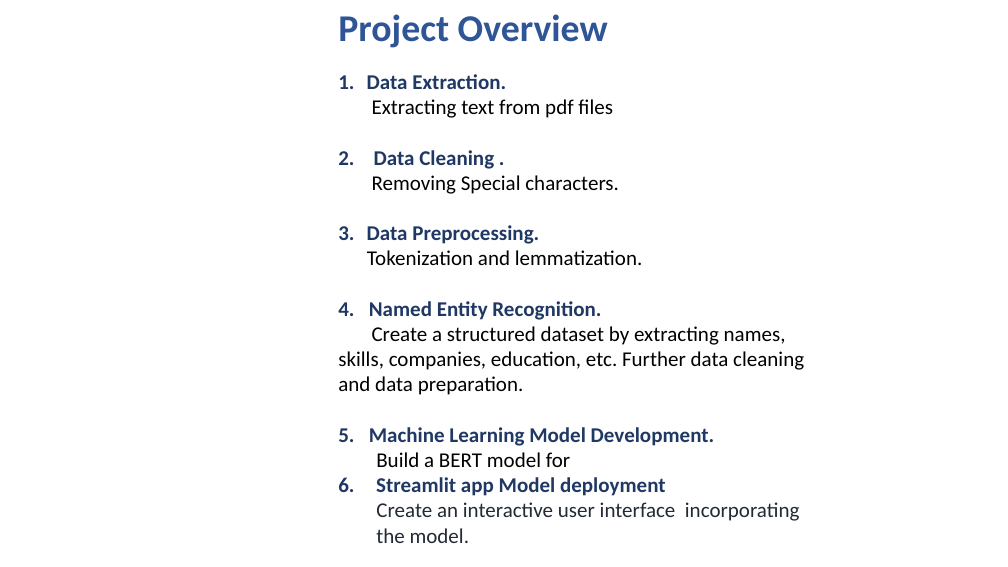
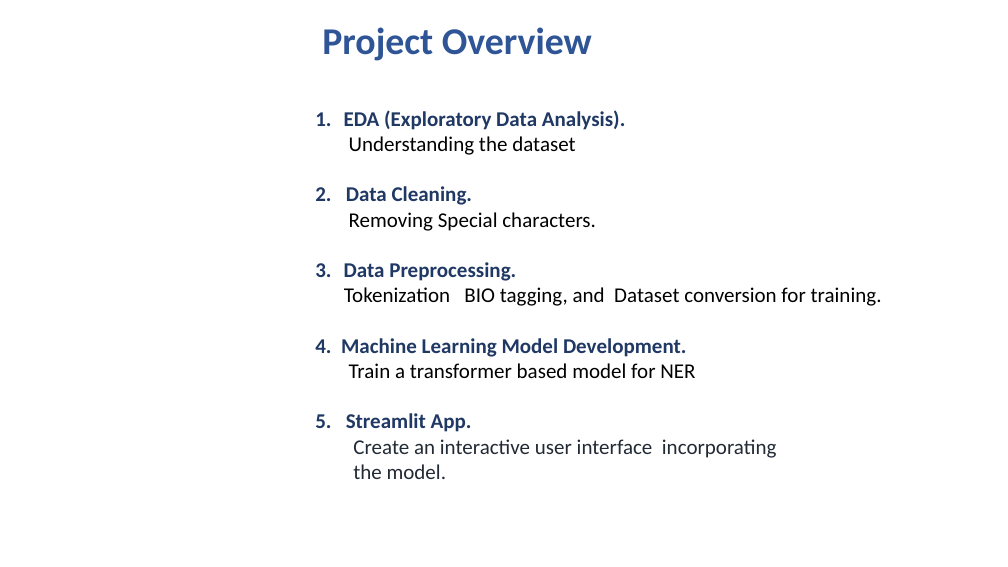
Before and after one commit to mk7890/Resume-Parsing-System, a slide deck: slide 5 of ResumeParserSystem_Presentation.pptx. Drawn at 1008x567 pixels with LibreOffice and Linux fonts; fonts in the diff are those of the drawing; background and template pictures are left out. Boxes give left, top, right and bottom in pixels: in the first picture for what was removed or moved away, otherwise in the second. Text is boxed around its words. In the diff, an @@ line names an element or a change of style, - is before the commit and + after.

```diff
--- a/ResumeParserSystem_Presentation.pptx
+++ b/ResumeParserSystem_Presentation.pptx
@@ text "Project Overview": place and size @@
-text "Project Overview" at <box>338,14,608,48</box>
+text "Project Overview" at <box>322,27,592,61</box>
@@ text "EDA (Exploratory Data Analysis).": place and size @@
-text "EDA (Exploratory Data Analysis)." at <box>338,74,804,543</box>
+text "EDA (Exploratory Data Analysis)." at <box>315,110,882,479</box>
@@ text at <box>315,110,625,205</box>: text changed @@
-1. Data Extraction.
-Extracting text from pdf files
-2. Data Cleaning .
+1. EDA (Exploratory Data Analysis).
+Understanding the dataset
+2. Data Cleaning.
@@ text at <box>315,287,882,432</box>: text changed @@
-Tokenization and lemmatization.
-4. Named Entity Recognition.
-Create a structured dataset by extracting names, skills, companies, education, etc. Further data cleaning
-and data preparation.
-5. Machine Learning Model Development.
-Build a BERT model for
-6. Streamlit app Model deployment
+Tokenization BIO tagging, and Dataset conversion for training.
+4. Machine Learning Model Development.
+Train a transformer based model for NER
+5. Streamlit App.
```
Also in this commit, not shown: 8 other slides changed, 16 slides added, 10 slides removed.
